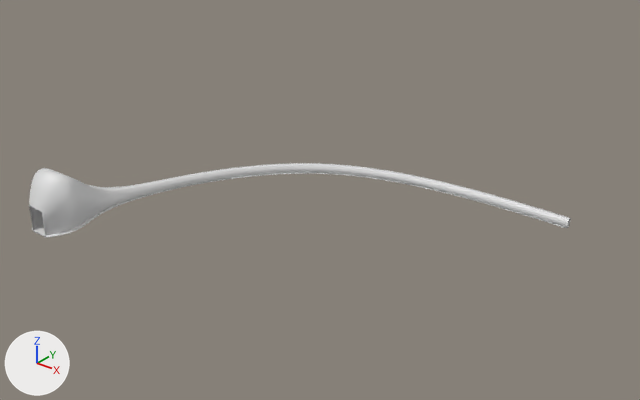
Before and after pictures for a commit that changed the Blender file Assets/Levels/Level1Backup.blend.
Camera for both pictures: a camera (50 mm lens) standing at (72.0, -100.4, 96.5) and looking at (-39.2, 38.6, 10.3). Arrows for +X, +Y and +Z are at lower left; the lights stay in place.

Script lines for the objects in view, before the commit:
```python
ob_groundcurve = bpy.data.objects.new('GroundCurve', cu_nurbspath_001)
ob_groundcurve.location = (0.0, 80.0, 0.0)
ob_tgroundcrosssection = bpy.data.objects.new('TGroundCrossSection', cu_groundcrosssection_003)
ob_tgroundcrosssection.location = (0.0, 0.0, 0.0)
ob_tgroundcurve = bpy.data.objects.new('TGroundCurve', cu_nurbspath_003)
ob_tgroundcurve.location = (0.0, 80.0, 0.0)
ob_twallcrosssection = bpy.data.objects.new('TWallCrossSection', cu_wallcrosssection_001)
ob_twallcrosssection.location = (0.0, 0.0, 0.0)
ob_twallcurve = bpy.data.objects.new('TWallCurve', cu_nurbspath_002)
ob_twallcurve.location = (0.0, 80.0, 0.0)
ob_wallcrosssection = bpy.data.objects.new('WallCrossSection', cu_wallcrosssection)
ob_wallcrosssection.location = (0.0, 0.0, 0.0)
```
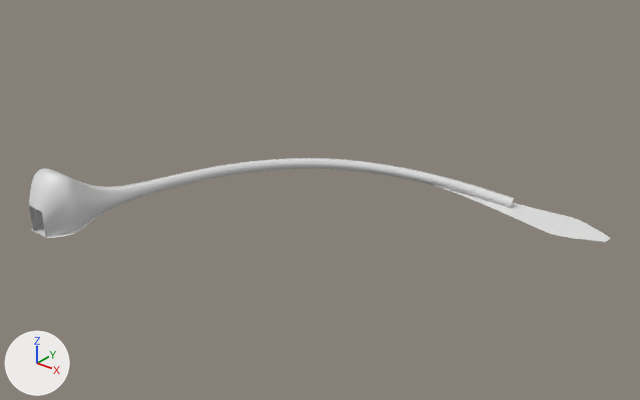
Commit message: making final iteration of level 1

Changed parts and their boxes (x1, y1, x2, y2) in the pictures (640 x 400 px):
'TWallCurve', deleted
    before: (29, 163, 571, 238)
'GroundCurve', shown
    after: (29, 158, 514, 238)
'TGroundCurve', reshaped
    before: (31, 173, 569, 237)
    after: (32, 185, 610, 242)

What changed in the scene script:
```text
Change cu_nurbspath:
    where _sp = cu_nurbspath.splines.new('NURBS'); _sp.points.add(6)
    remove _sp.points.foreach_set('co', [-79.92, -86.7, 6.982, 1.0, -79.92, -81.11, 6.982, 1.0, -79.92, -75.64, 6.982, 1.0, -81.18, -58.68, 6.597, 1.0, -66.98, -23.54, 5.281, 1.0, -43.4, -2.224, 1.842, 1.0, 2.0, 0.0, 0.0, 1.0])
    add _sp.points.foreach_set('co', [-79.92, -86.7, 6.982, 1.0, -79.92, -81.11, 6.982, 1.0, -79.92, -75.64, 6.982, 1.0, -78.3, -58.7, 7.816, 1.0, -64.3, -27.26, 9.166, 1.0, -40.53, -5.106, 4.633, 1.0, -12.85, 0.165, 0.673, 1.0])
Change cu_wallcrosssection:
    remove _sp.points.foreach_set('co', [1.01, 2.204, 0.0, 0.0, 1.01, 2.427, 0.0, 0.0, 0.789, 2.427, 0.0, 0.0, -0.8, 2.427, 0.0, 0.0, -1.0, 2.427, 0.0, 0.0, -1.0, 2.204, 0.0, 0.0, -1.0, -0.02, 0.0, 0.0, -0.8, -0.02, 0.0, 0.0, -0.8, 2.204, 0.0, 0.0, 0.789, 2.204, 0.0, 0.0, 0.789, -0.02, 0.0, 0.0, 1.01, -0.02, 0.0, 0.0])
    _sp: cu_wallcrosssection.splines.new('POLY'); _sp.points.add(11) -> cu_wallcrosssection.splines.new('POLY'); _sp.points.add(3)
    add _sp.points.foreach_set('co', [0.8, -0.02, 0.0, 0.0, 0.8, 2.204, 0.0, 0.0, -0.789, 2.204, 0.0, 0.0, -0.789, -0.02, 0.0, 0.0])
Change cu_nurbspath_001:
    remove _sp.points.foreach_set('co', [-79.92, -86.7, 6.982, 1.0, -79.92, -81.11, 6.982, 1.0, -79.92, -75.64, 6.982, 1.0, -81.18, -58.68, 6.597, 1.0, -66.98, -23.54, 5.281, 1.0, -43.4, -2.224, 1.842, 1.0, 2.0, 0.0, 0.0, 1.0])
    remove _sp.points.foreach_set('radius', [2.777, 8.298, 1.0, 1.0, 1.0, 1.0, 1.0])
    _sp: cu_nurbspath_001.splines.new('NURBS'); _sp.points.add(6) -> cu_nurbspath_001.splines.new('NURBS'); _sp.points.add(9)
    add _sp.points.foreach_set('co', [-79.92, -86.7, 6.982, 1.0, -79.92, -81.11, 6.982, 1.0, -79.92, -75.64, 6.982, 1.0, -79.31, -58.26, 7.659, 1.0, -66.22, -28.44, 9.405, 1.0, -41.33, -5.814, 5.193, 1.0, -20.7, -1.112, 0.921, 1.0, 2.0, 0.0, 0.0, 1.0, 2.0, 0.0, 0.0, 1.0, 11.85, 0.0, 0.0, 1.0])
    add _sp.points.foreach_set('radius', [2.777, 8.298, 1.0, 1.0, 1.0, 1.0, 1.487, 7.361, 7.361, 1.554])
Change ob_wallcrosssection:
    remove ob_wallcrosssection.hide_set(True)
Change ob_groundcurve:
    ob_groundcurve: bpy.data.objects.new('GroundCurve', cu_nurbspath_001) -> bpy.data.objects.new('GroundCurve', cu_nurbspath)
    remove ob_groundcurve.hide_set(True)
Remove ob_tgroundcrosssection:
    ob_tgroundcrosssection = bpy.data.objects.new('TGroundCrossSection', cu_groundcrosssection_003)
    ob_tgroundcrosssection.location = (0.0, 0.0, 0.0)
    ob_tgroundcrosssection.hide_set(True)
Remove ob_twallcrosssection:
    ob_twallcrosssection = bpy.data.objects.new('TWallCrossSection', cu_wallcrosssection_001)
    ob_twallcrosssection.location = (0.0, 0.0, 0.0)
    ob_twallcrosssection.hide_set(True)
Remove ob_twallcurve:
    ob_twallcurve = bpy.data.objects.new('TWallCurve', cu_nurbspath_002)
    ob_twallcurve.location = (0.0, 80.0, 0.0)
Change ob_tgroundcurve:
    ob_tgroundcurve: bpy.data.objects.new('TGroundCurve', cu_nurbspath_003) -> bpy.data.objects.new('TGroundCurve', cu_nurbspath_001)
```
